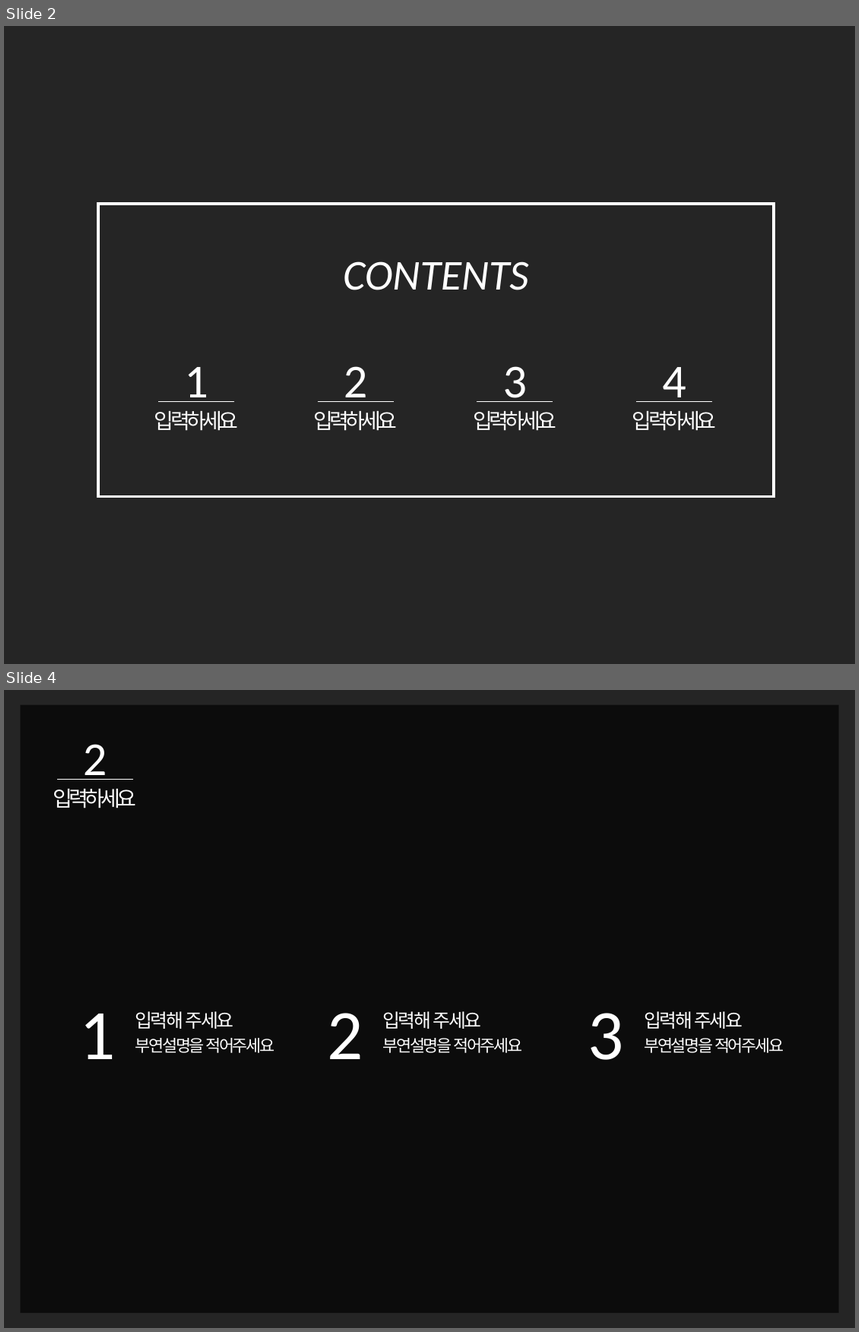
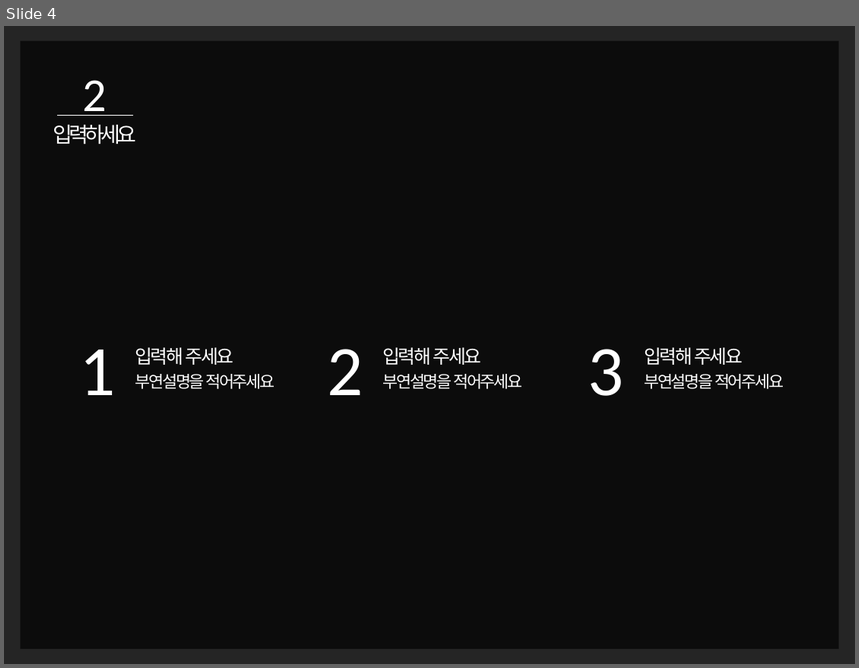
Before and after one commit to EyeComputing/Eye_Computing, a slide deck: 합숙_결과_(3주차)_발표.pptx. Shown one above the other, each under a label of ours: slides 2 and 4 before the commit, slide 4 after it; the slides between them are not shown. The pictures are 859x1332 and 859x668 pixels, drawn with LibreOffice and Linux fonts; fonts in the diff are those of the drawing; background and template pictures are left out; a plain dark background stands for a picture behind light text. Boxes give left, top, right and bottom in pixels: in the first picture for what was removed or moved away, otherwise in the second. Text is boxed around its words. In the diff, an @@ line names an element or a change of style, - is before the commit and + after.

```diff
--- a/합숙_결과_(3주차)_발표.pptx
+++ b/합숙_결과_(3주차)_발표.pptx
@@ slide 2 removed at (4,26,855,664), background picture (left out) @@
@@ rectangle removed at (4,26,855,664) @@
@@ rectangle removed at (98,204,775,496) @@
@@ text removed at (343,262,529,290) @@
-CONTENTS
@@ text removed at (154,367,238,431) @@
-1
-입력하세요
@@ text removed at (314,366,398,431) @@
-2
-입력하세요
@@ text removed at (473,366,557,431) @@
-3
-입력하세요
@@ text removed at (633,367,716,431) @@
-4
-입력하세요
@@ line removed from (158, 401) to (235, 401) @@
@@ line removed from (318, 401) to (394, 401) @@
@@ line removed from (477, 401) to (553, 401) @@
@@ line removed from (636, 401) to (712, 401) @@
```
Also in this commit, not shown: 2 slides changed, 2 slides added, 1 other slide removed.
